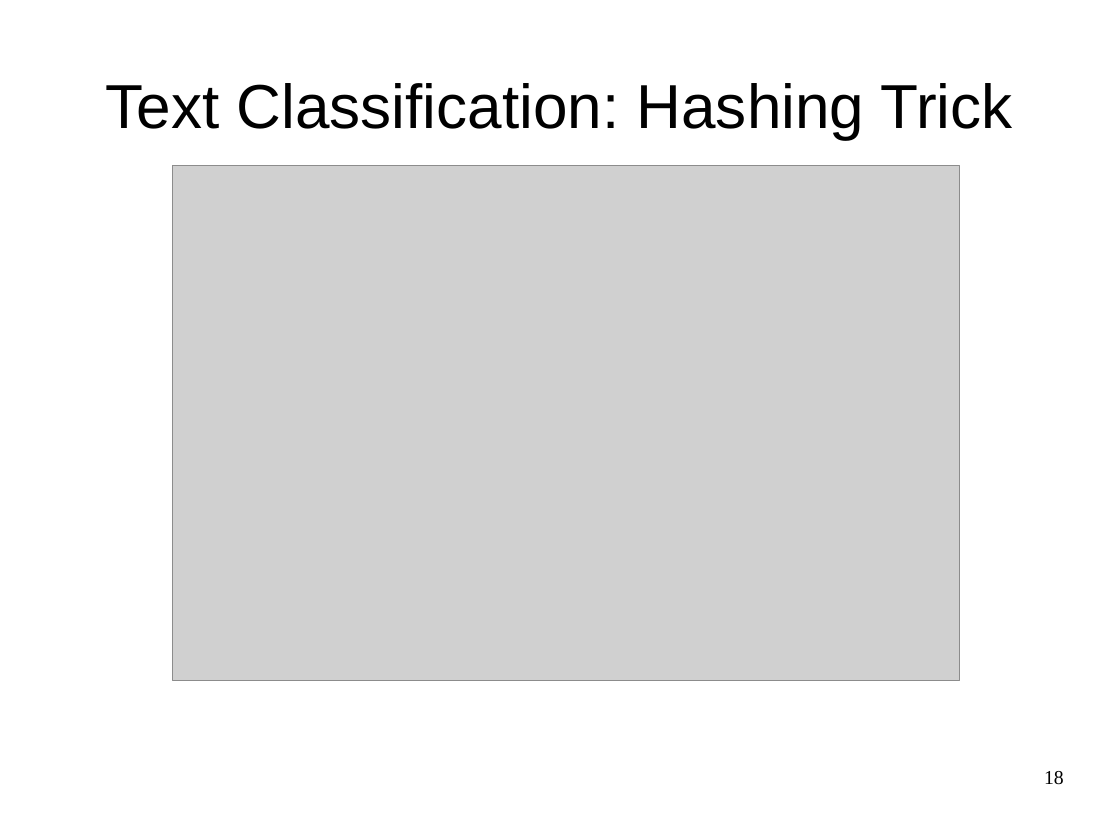
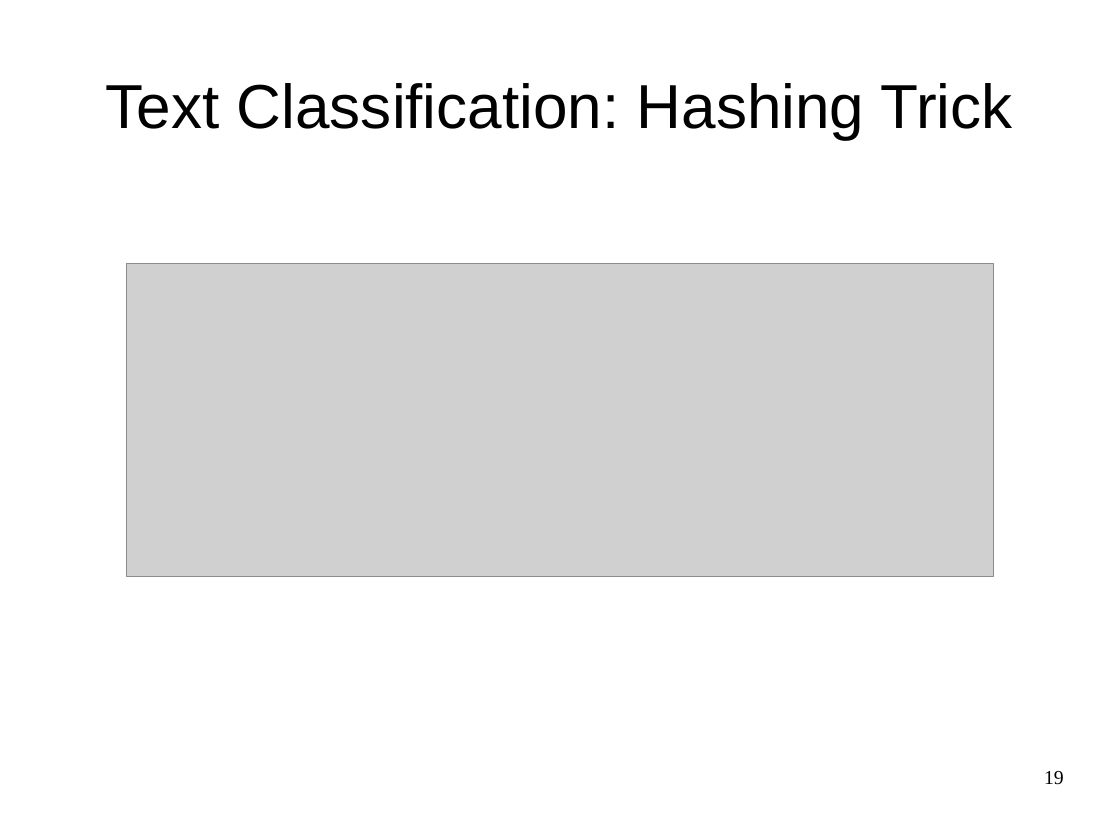
Before and after one commit to amueller/talks_odt, a slide deck: slide 19 of large-scale-non-linear-learning-pygotham-2015.odp (slide 18 before the commit). Drawn at 1120x840 pixels with LibreOffice and Linux fonts; fonts in the diff are those of the drawing; grey boxes stand for pictures. Boxes give left, top, right and bottom in pixels: in the first picture for what was removed or moved away, otherwise in the second. Text is boxed around its words. In the diff, an @@ line names an element or a change of style, - is before the commit and + after.

```diff
--- a/large-scale-non-linear-learning-pygotham-2015.odp
+++ b/large-scale-non-linear-learning-pygotham-2015.odp
@@ picture: place and size @@
-picture at box(173, 166, 959, 681)
+picture at box(127, 263, 994, 576)
@@ page number at box(1044, 771, 1064, 785): text changed @@
-18
+19
```
Also in this commit, not shown: 11 other slides changed, 4 slides added, 2 slides removed.
